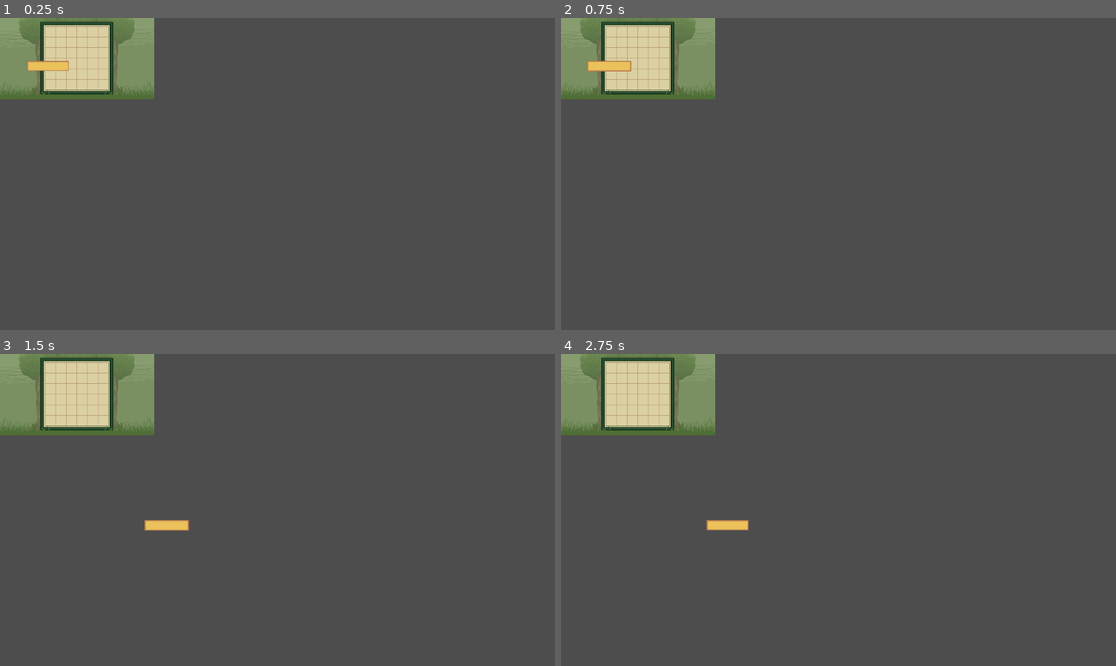
Above: before the commit, frames 1-4 (two rows, left to right).
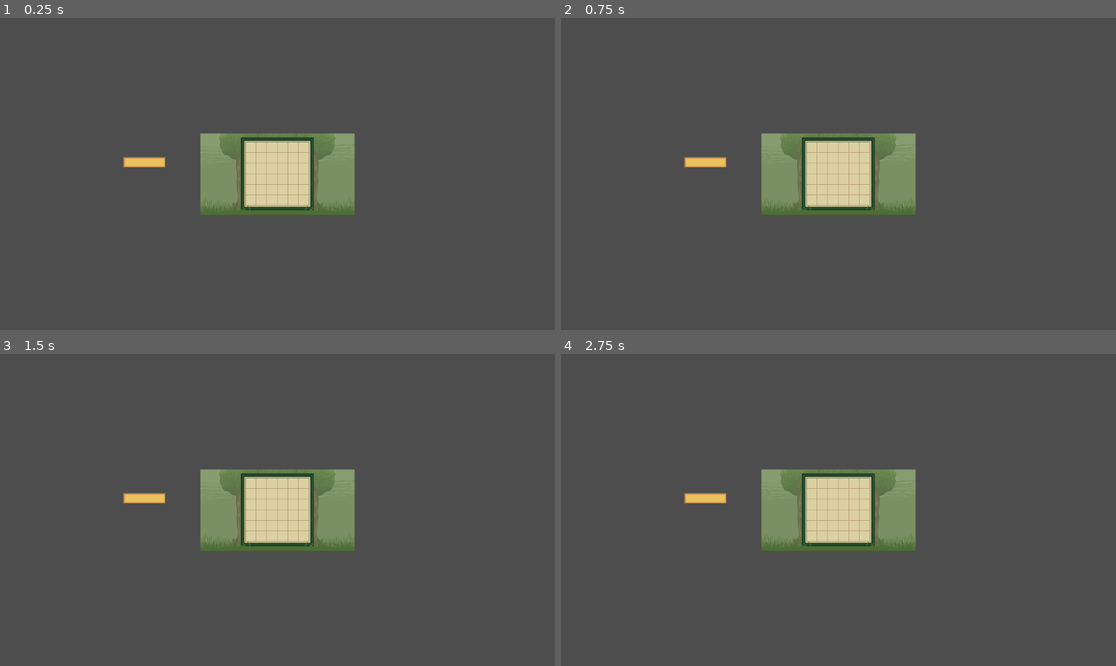
Above: after the commit, the same moments.

Repository: AlexReidNZ/Into-The-Pixie-Kingdom
Game: Godot game, scene res://Scenes/Puzzle/puzzle.tscn
Same seed, same stepped clock (60 frames per second), same inputs: the game is played once before the commit and once after it.
Inputs (mouse positions are in pixels of both pictures, inside the frame that each line leads up to):
- Up to frame 1 (0.25 s): no input
- Up to frame 2 (0.75 s): tap Enter at 0.5 s; move the mouse to (610, 64) at 0.52 s; press the mouse at (610, 64) at 0.53 s
- Up to frame 3 (1.5 s): tap Space at 1.25 s; move the mouse to (166, 525) at 1.27 s; release the mouse at (166, 525) at 1.28 s; click (166, 525) at 1.35 s
- Up to frame 4 (2.75 s): tap Enter at 2 s; move the mouse to (894, 441) at 2.02 s; press the mouse at (894, 441) at 2.03 s

The runs differ from the first frame. In frame 1, 15% of the frame differs, in the area x 0-64%, y 0-64%; in frame 2, 15%; in frame 3, 15%; in frame 4, 15%.

Commit message:
feat: add logic for checking puzzle solved

Diff:
--- a/Scenes/Puzzle/PuzzleSlot.tscn
+++ b/Scenes/Puzzle/PuzzleSlot.tscn
@@ -1,11 +1,11 @@
-[gd_scene load_steps=2 format=3 uid="uid://dpbk473o0mgwi"]
+[gd_scene load_steps=3 format=3 uid="uid://dpbk473o0mgwi"]
 
 [ext_resource type="Script" path="res://Scripts/puzzle/PuzzleSlot.gd" id="1_27ohq"]
 
-[node name="PuzzleSlot" type="TextureRect"]
-anchors_preset = 15
-anchor_right = 1.0
-anchor_bottom = 1.0
-grow_horizontal = 2
-grow_vertical = 2
+[sub_resource type="RectangleShape2D" id="RectangleShape2D_r5il8"]
+
+[node name="PuzzleSlot" type="Area2D"]
 script = ExtResource("1_27ohq")
+
+[node name="CollisionShape2D" type="CollisionShape2D" parent="."]
+shape = SubResource("RectangleShape2D_r5il8")
--- a/Scenes/Puzzle/puzzle.tscn
+++ b/Scenes/Puzzle/puzzle.tscn
@@ -1,9 +1,10 @@
-[gd_scene load_steps=6 format=3 uid="uid://bhs05ayfbjvxk"]
+[gd_scene load_steps=7 format=3 uid="uid://bhs05ayfbjvxk"]
 
 [ext_resource type="Script" path="res://Scripts/puzzle/puzzleManager.gd" id="1_5hm6r"]
 [ext_resource type="Texture2D" uid="uid://b3wxwjhe2nv4k" path="res://Sprites/Puzzle/ivypath frame02.png" id="1_ldf3w"]
 [ext_resource type="Texture2D" uid="uid://v1oxex72lfiq" path="res://Sprites/Puzzle/tiles/tileLine.png" id="3_acm4a"]
 [ext_resource type="Script" path="res://Scripts/puzzle/PuzzleBlock.gd" id="4_e45fn"]
+[ext_resource type="PackedScene" uid="uid://dpbk473o0mgwi" path="res://Scenes/Puzzle/PuzzleSlot.tscn" id="5_q23f7"]
 
 [sub_resource type="RectangleShape2D" id="RectangleShape2D_ja1nt"]
 
@@ -14,23 +15,139 @@
 anchor_bottom = 1.0
 grow_horizontal = 2
 grow_vertical = 2
+size_flags_horizontal = 4
+size_flags_vertical = 4
 mouse_filter = 2
 script = ExtResource("1_5hm6r")
 
+[node name="GridSlots" type="Node" parent="."]
+
+[node name="PuzzleSlot1" parent="GridSlots" instance=ExtResource("5_q23f7")]
+position = Vector2(520.5, 268.5)
+
+[node name="PuzzleSlot2" parent="GridSlots" instance=ExtResource("5_q23f7")]
+position = Vector2(542.5, 268.5)
+
+[node name="PuzzleSlot3" parent="GridSlots" instance=ExtResource("5_q23f7")]
+position = Vector2(564.5, 268.5)
+
+[node name="PuzzleSlot4" parent="GridSlots" instance=ExtResource("5_q23f7")]
+position = Vector2(586.5, 268.5)
+
+[node name="PuzzleSlot5" parent="GridSlots" instance=ExtResource("5_q23f7")]
+position = Vector2(608.5, 268.5)
+
+[node name="PuzzleSlot6" parent="GridSlots" instance=ExtResource("5_q23f7")]
+position = Vector2(630.5, 268.5)
+
+[node name="PuzzleSlot7" parent="GridSlots" instance=ExtResource("5_q23f7")]
+position = Vector2(520.5, 290.5)
+
+[node name="PuzzleSlot8" parent="GridSlots" instance=ExtResource("5_q23f7")]
+position = Vector2(542.5, 290.5)
+
+[node name="PuzzleSlot9" parent="GridSlots" instance=ExtResource("5_q23f7")]
+position = Vector2(564.5, 290.5)
+
+[node name="PuzzleSlot10" parent="GridSlots" instance=ExtResource("5_q23f7")]
+position = Vector2(586.5, 290.5)
+
+[node name="PuzzleSlot11" parent="GridSlots" instance=ExtResource("5_q23f7")]
+position = Vector2(608.5, 290.5)
+
+[node name="PuzzleSlot12" parent="GridSlots" instance=ExtResource("5_q23f7")]
+position = Vector2(630.5, 290.5)
+
+[node name="PuzzleSlot13" parent="GridSlots" instance=ExtResource("5_q23f7")]
+position = Vector2(520.5, 312.5)
+
+[node name="PuzzleSlot14" parent="GridSlots" instance=ExtResource("5_q23f7")]
+position = Vector2(542.5, 312.5)
+
+[node name="PuzzleSlot15" parent="GridSlots" instance=ExtResource("5_q23f7")]
+position = Vector2(564.5, 312.5)
+
+[node name="PuzzleSlot16" parent="GridSlots" instance=ExtResource("5_q23f7")]
+position = Vector2(586.5, 312.5)
+
+[node name="PuzzleSlot17" parent="GridSlots" instance=ExtResource("5_q23f7")]
+position = Vector2(608.5, 312.5)
+
+[node name="PuzzleSlot18" parent="GridSlots" instance=ExtResource("5_q23f7")]
+position = Vector2(630.5, 312.5)
+
+[node name="PuzzleSlot19" parent="GridSlots" instance=ExtResource("5_q23f7")]
+position = Vector2(520.5, 334.5)
+
+[node name="PuzzleSlot20" parent="GridSlots" instance=ExtResource("5_q23f7")]
+position = Vector2(542.5, 334.5)
+
+[node name="PuzzleSlot21" parent="GridSlots" instance=ExtResource("5_q23f7")]
+position = Vector2(564.5, 334.5)
+
+[node name="PuzzleSlot22" parent="GridSlots" instance=ExtResource("5_q23f7")]
+position = Vector2(586.5, 334.5)
+
+[node name="PuzzleSlot23" parent="GridSlots" instance=ExtResource("5_q23f7")]
+position = Vector2(608.5, 334.5)
+
+[node name="PuzzleSlot24" parent="GridSlots" instance=ExtResource("5_q23f7")]
+position = Vector2(630.5, 334.5)
+
+[node name="PuzzleSlot25" parent="GridSlots" instance=ExtResource("5_q23f7")]
+position = Vector2(520.5, 356.5)
+
+[node name="PuzzleSlot26" parent="GridSlots" instance=ExtResource("5_q23f7")]
+position = Vector2(542.5, 356.5)
+
+[node name="PuzzleSlot27" parent="GridSlots" instance=ExtResource("5_q23f7")]
+position = Vector2(564.5, 356.5)
+
+[node name="PuzzleSlot28" parent="GridSlots" instance=ExtResource("5_q23f7")]
+position = Vector2(586.5, 356.5)
+
+[node name="PuzzleSlot29" parent="GridSlots" instance=ExtResource("5_q23f7")]
+position = Vector2(608.5, 356.5)
+
+[node name="PuzzleSlot30" parent="GridSlots" instance=ExtResource("5_q23f7")]
+position = Vector2(630.5, 356.5)
+
+[node name="PuzzleSlot31" parent="GridSlots" instance=ExtResource("5_q23f7")]
+position = Vector2(520.5, 378.5)
+
+[node name="PuzzleSlot32" parent="GridSlots" instance=ExtResource("5_q23f7")]
+position = Vector2(542.5, 378.5)
+
+[node name="PuzzleSlot33" parent="GridSlots" instance=ExtResource("5_q23f7")]
+position = Vector2(564.5, 378.5)
+
+[node name="PuzzleSlot34" parent="GridSlots" instance=ExtResource("5_q23f7")]
+position = Vector2(586.5, 378.5)
+
+[node name="PuzzleSlot35" parent="GridSlots" instance=ExtResource("5_q23f7")]
+position = Vector2(608.5, 378.5)
+
+[node name="PuzzleSlot36" parent="GridSlots" instance=ExtResource("5_q23f7")]
+position = Vector2(630.5, 378.5)
+
 [node name="GridBorderSprite" type="TextureRect" parent="."]
 layout_mode = 1
-anchors_preset = 15
-anchor_right = 1.0
-anchor_bottom = 1.0
-offset_right = -832.0
-offset_bottom = -479.0
+anchors_preset = 8
+anchor_left = 0.5
+anchor_top = 0.5
+anchor_right = 0.5
+anchor_bottom = 0.5
+offset_left = -160.0
+offset_top = -84.5
+offset_right = 160.0
+offset_bottom = 84.5
 grow_horizontal = 2
 grow_vertical = 2
 mouse_filter = 2
 texture = ExtResource("1_ldf3w")
 
 [node name="PuzzlePieceStraight" type="Node2D" parent="."]
-position = Vector2(100, 100)
+position = Vector2(300, 300)
 script = ExtResource("4_e45fn")
 
 [node name="Sprite2D" type="Sprite2D" parent="PuzzlePieceStraight"]
@@ -42,6 +159,5 @@
 scale = Vector2(4, 1)
 shape = SubResource("RectangleShape2D_ja1nt")
 
-[connection signal="body_entered" from="PuzzlePieceStraight/Area2D" to="PuzzlePieceStraight" method="_on_area_2d_body_entered"]
 [connection signal="mouse_entered" from="PuzzlePieceStraight/Area2D" to="PuzzlePieceStraight" method="_on_area_2d_mouse_entered"]
 [connection signal="mouse_exited" from="PuzzlePieceStraight/Area2D" to="PuzzlePieceStraight" method="_on_area_2d_mouse_exited"]
--- a/Scripts/puzzle/PuzzleBlock.gd
+++ b/Scripts/puzzle/PuzzleBlock.gd
@@ -10,11 +10,8 @@
 		if Input.is_action_pressed("click"):
 			global_position = get_global_mouse_position()
 		elif Input.is_action_just_released("click"):
-			print("drag stopped")
-			puzzleManager.is_dragging = false
+			DropPiece()
 
-func _on_area_2d_body_entered(body: Node2D) -> void:
-	pass # Replace with function body.
 
 func _on_area_2d_mouse_entered() -> void:
 	if not puzzleManager.is_dragging:
@@ -22,8 +19,11 @@
 		draggable = true
 		scale = Vector2(1.05,1.05)
 
-
 func _on_area_2d_mouse_exited() -> void:
 	if not puzzleManager.is_dragging:
 		draggable = false
 		scale = Vector2(1,1)
+
+func DropPiece():
+	print("drag stopped")
+	puzzleManager.is_dragging = false
--- a/Scripts/puzzle/PuzzleSlot.gd
+++ b/Scripts/puzzle/PuzzleSlot.gd
@@ -1,29 +1,2 @@
-extends TextureRect
+extends Area2D
 var slotTaken = false
-
-func _get_drag_data(at_position: Vector2) -> Variant:
-	if (slotTaken):
-		var data = {}
-		data["origin_texture"] = texture
-
-		var dragTexture = TextureRect.new()
-		dragTexture.expand = true
-		dragTexture.texture = texture
-		dragTexture.size = dragTexture.texture.get_size()
-
-		#use a control node to offset the drag preview so it is under the mouse instead of off to the side
-		var control = Control.new()
-		control.add_child(dragTexture)
-		dragTexture.position = -0.5 * dragTexture.size
-		set_drag_preview(control)
-
-		return data
-	return
-
-func _can_drop_data(at_position: Vector2, data: Variant) -> bool:
-	return true
-
-func _drop_data(at_position: Vector2, data: Variant) -> void:
-	slotTaken = true
-	texture = data["origin_texture"]
-	pass
--- a/Scripts/puzzle/puzzleManager.gd
+++ b/Scripts/puzzle/puzzleManager.gd
@@ -1,3 +1,19 @@
 extends Control
 
 var is_dragging = false
+
+@onready var gridSlots = get_child(0).get_children()
+
+func _process(delta: float) -> void:
+	if PuzzleWon():
+		WinPuzzle()
+
+func WinPuzzle():
+	#TODO: puzzle won fucntionality
+	pass
+
+func PuzzleWon():
+	for slot in gridSlots:
+		if !slot.slotTaken:
+			return false
+	return true
